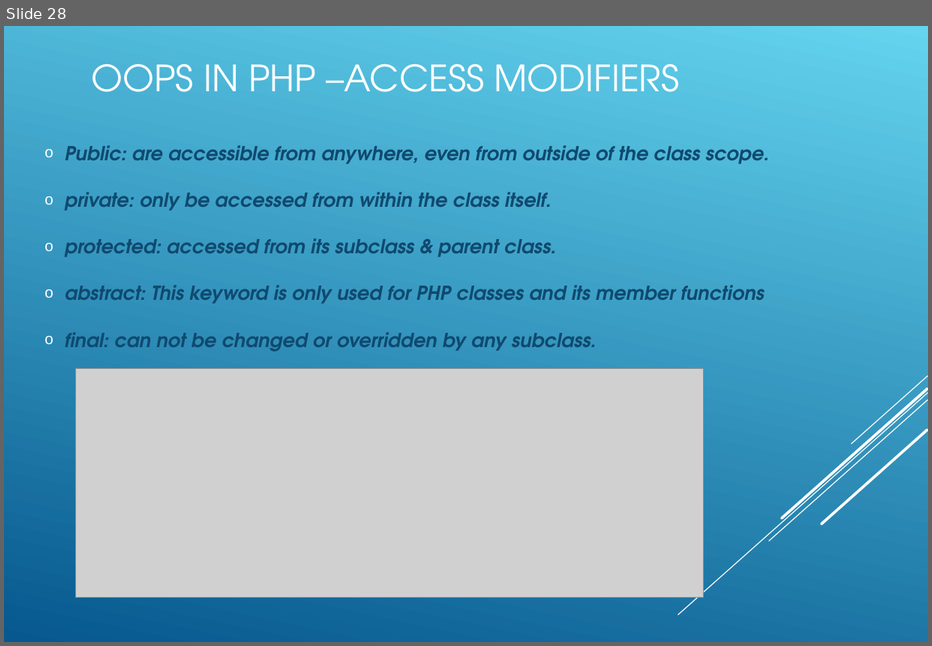
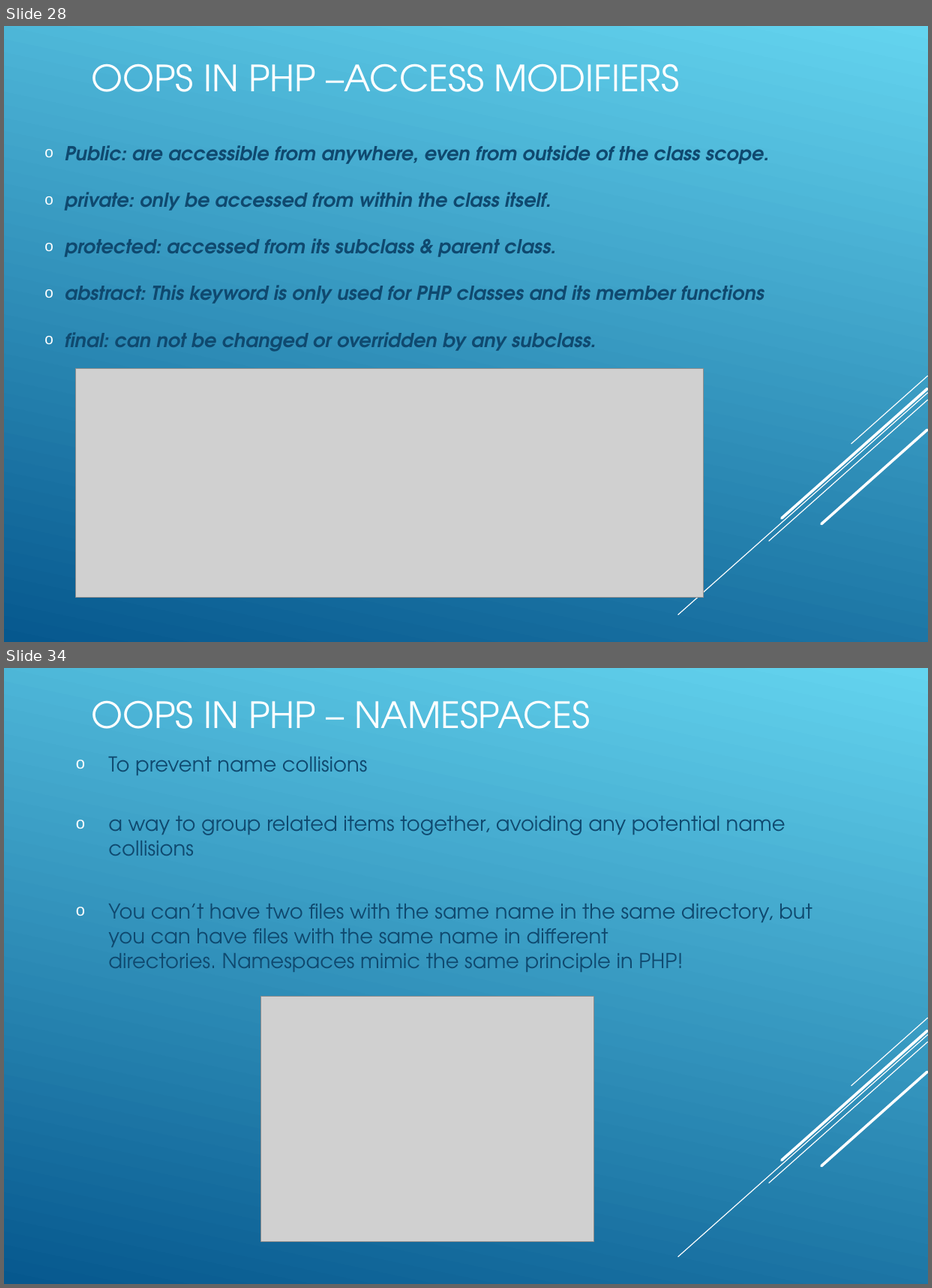
Before and after one commit to koushikgraj/PHP-Training, a slide deck: PHP-Presentation.ppt. Shown one above the other, each under a label of ours: slide 28 before the commit, slides 28 and 34 after it; the slides between them are not shown. The pictures are 932x646 and 932x1288 pixels, drawn with LibreOffice and Linux fonts; fonts in the diff are those of the drawing; grey boxes stand for pictures. Boxes give left, top, right and bottom in pixels: in the first picture for what was removed or moved away, otherwise in the second. Text is boxed around its words. In the diff, an @@ line names an element or a change of style, - is before the commit and + after.

Commit message:
24-May-2021 : PHP OOPS

```diff
--- a/PHP-Presentation.ppt
+++ b/PHP-Presentation.ppt
@@ slide 34 added at [4, 668, 928, 1284], background gradient #64D4EF to #06588E; not listed: 5 template elements that a slide beside it also shows @@
@@ title added at [91, 700, 590, 729], 30 pt, text #FFFFFF @@
+OOPS IN PHP – NAMESPACES
@@ text added at [108, 756, 812, 972], 17 pt, text #0F496F @@
+  o To prevent name collisions
+  o a way to group related items together, avoiding any potential name collisions
+  o You can’t have two files with the same name in the same directory, but you can have files with the same name in different directories. Namespaces mimic the same principle in PHP!
@@ picture added at [260, 996, 594, 1242] @@
```
Also in this commit, not shown: 2 slides changed, 4 other slides added, 20 other files.
